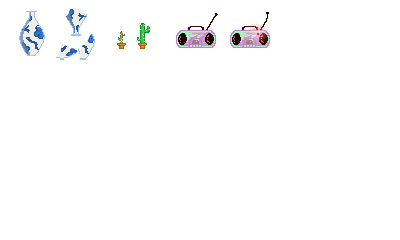
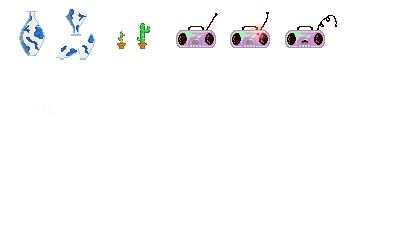
The second 400x240 image is a revision of the first. Changes to its layers:
added layer "Calque 36" above "radio" over [left=32, top=105, right=53, bottom=115]
added group "radio icassée" with 3 layers in group "radio" over [left=285, top=13, right=337, bottom=48]
added layer "Calque 34" (2nd of 3, in "radio" › "radio icassée") in group "radio icassée" over [left=287, top=13, right=337, bottom=46]
added layer "Calque 32" (2nd of 3, in "radio" › "radio icassée") in group "radio icassée" over [left=285, top=30, right=325, bottom=48]
added layer "Calque 33" (2nd of 3, in "radio" › "radio icassée") in group "radio icassée" over [left=286, top=31, right=324, bottom=48]
